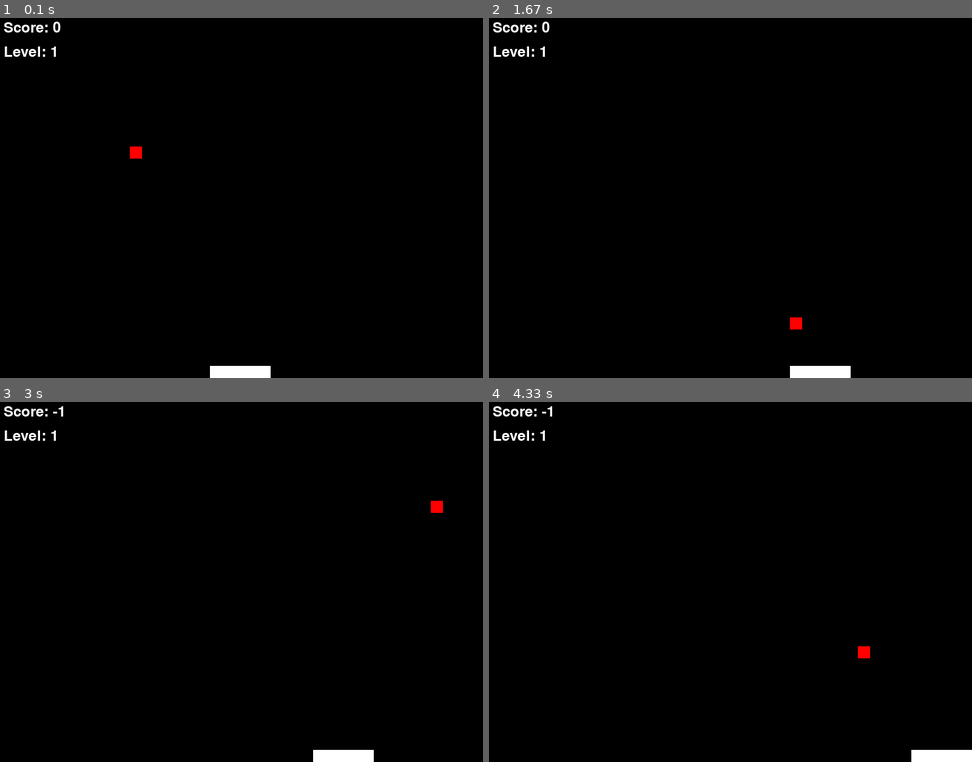
Above: before the commit, frames 1-4 (two rows, left to right).
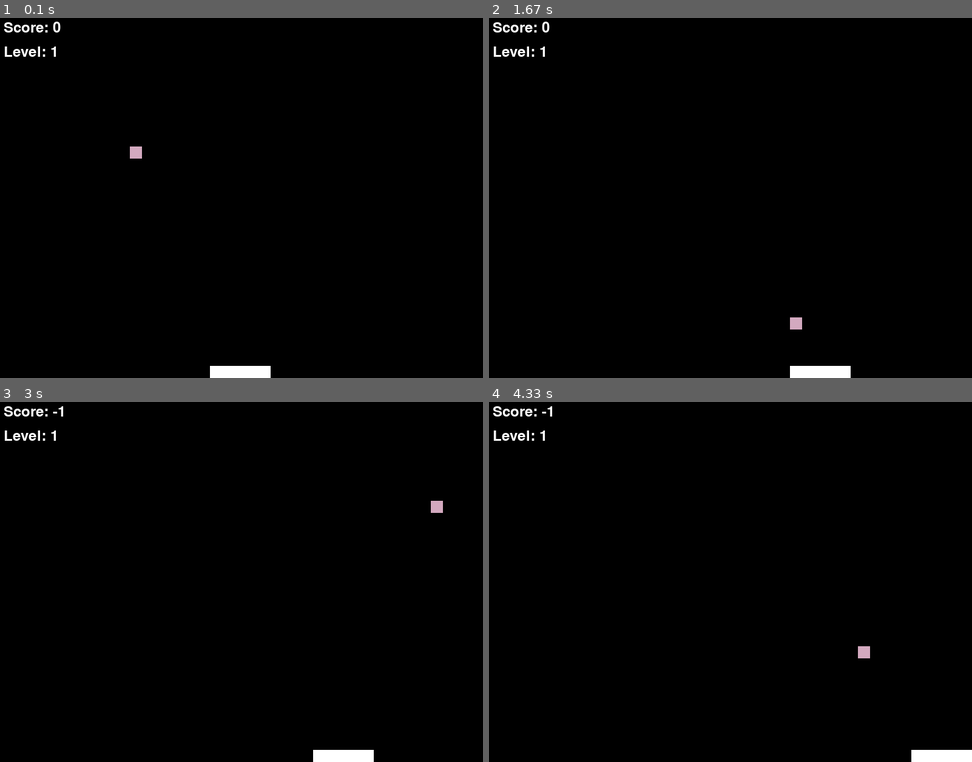
Above: after the commit, the same moments.

Repository: IvanVargas14/Pygame-Project
Game: pygame game, started from Assignment 4A.py
Two runs of this game, one before a commit and one after it. Both use one fixed random seed, a clock stepped at 60 frames per second and the inputs below.
Inputs:
- Up to frame 1 (0.1 s): no input
- Up to frame 2 (1.67 s): hold Right 0.33-0.8 s; hold Right 0.83-1.3 s; hold Left from 1.33 s (still down)
- Up to frame 3 (3 s): release Left at 1.87 s; hold Left 1.9-2.3 s; hold Right 2.33-2.97 s
- Up to frame 4 (4.33 s): hold Left 3-3.47 s; hold Right 3.5-3.97 s; hold Right from 4 s (still down)

The runs differ from the first frame. In frame 1, less than 0.1% of the frame differs, in the area x 26-30%, y 35-40%; in frame 2, less than 0.1%; in frame 3, less than 0.1%; in frame 4, less than 0.1%.

Commit message:
Update Assignment 4A.py

Diff:
--- a/Assignment 4A.py
+++ b/Assignment 4A.py
@@ -11,45 +11,60 @@
 pygame.init()
 screen = pygame.display.set_mode((800, 600))
 
+
+def generate_random_color():
+    r = random.randint(0,255)
+    g = random.randint(0,255)
+    b = random.randint(0,255)
+    return (r, g, b)
+
+random_color = generate_random_color()
+
+
 # defining the paddle
 paddle = pygame.Surface((100, 20))
 paddle.fill((255, 255, 255))
 paddle_rect = pygame.Rect(350, 580, 100, 20)
 
+
 # defining the ball
 ball = pygame.Surface((20, 20))
-ball.fill((255, 0, 0))
+ball.fill((random_color))
 ball_rect = pygame.Rect(200, 200, 20, 20)
+
 
 ball2 = pygame.Surface((20, 20))
 #ball2.fill((0, 255, 0))
 ball2_rect = pygame.Rect(400, 200, 20, 20)
 #ball_rect.x = random.randint(0, 800 - 20)
 
+
 # variables
 speed = 3
 speedB = 10
 point = 0
 level = 1 #initialize level
+
+
+# time variables
+survival_time = 0
+currentime = pygame.time.get_ticks()
+clock = pygame.time.Clock()
+
+
+#lists
 list_of_balls = []
-clock = pygame.time.Clock()
+
+
+# going signs
 goingRight = True
 goingDown = True
 goingRight2 = True
 goingDown2 = True
 font = pygame.font.SysFont(None, 36) #Use default system font, size 36
-# while running statement, begins with quit
-
-def generate_random_color():
-    r = random.randint(0,255)
-    g = random.randint(0,255)
-    b = random.randint(0,255)
-    return (r, g, b)
-random_color = generate_random_color()
 
 
-
-
+# while running statement, begins with quit
 while True:
     keys = pygame.key.get_pressed()
     for event in pygame.event.get():
@@ -98,12 +113,12 @@
     if ball_rect.y == 580:
         print("Score:", point)
         sys.exit(0)
-    elif point >=3:
+    elif point >=1:
 
             level = 2
-            speed = 8
+            speed = 5
             ball2 = pygame.Surface((20, 20))
-            ball2.fill((random_color)) # most important line to have this visible?
+            ball2.fill((255,0,0))  # most important line to have this visible?
             pygame.display.flip()
             clock.tick(60)
             if goingDown2:
@@ -120,7 +135,7 @@
 
             # sends ball up if rect touches very bottom of screen
             if ball2_rect.y > 580:
-                ball2_rect.x = random.randint(0, 800 - 20)
+                ball_2rect.x = random.randint(0, 800 - 20)
                 ball2_rect.y = 10
                 point -= 1
 
@@ -138,17 +153,24 @@
     elif point == 5:
         level = 3
         list_of_balls.clear()
-    elif point == 8:
+    elif point == 20:
         level = 4
         speed = 7
-    elif point == 10:
+    elif point == 35:
         level = 5
     elif point == 50:
         level = 6
         speed = 9
     elif point == 60:
         level = 7
-
+    elif point == 75:
+        level = 8
+        speed = 11
+    elif point == 90:
+        level = 9
+    elif point == 100:
+        level = 10
+        speed = 13
     # Render the score and level as text
     score_text = font.render(f'Score: {point}', True, (255,255,255))
     level_text = font.render(f'Level: {level}', True, (255,255,255))
